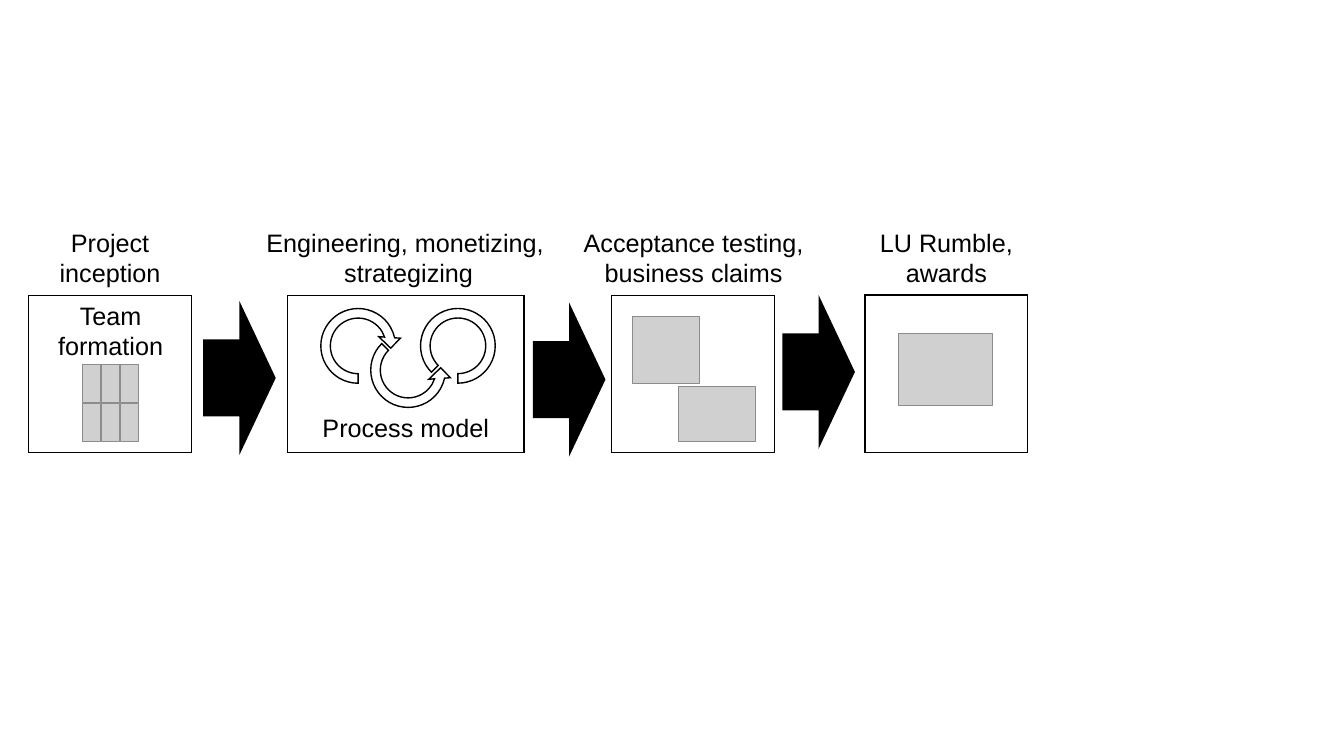
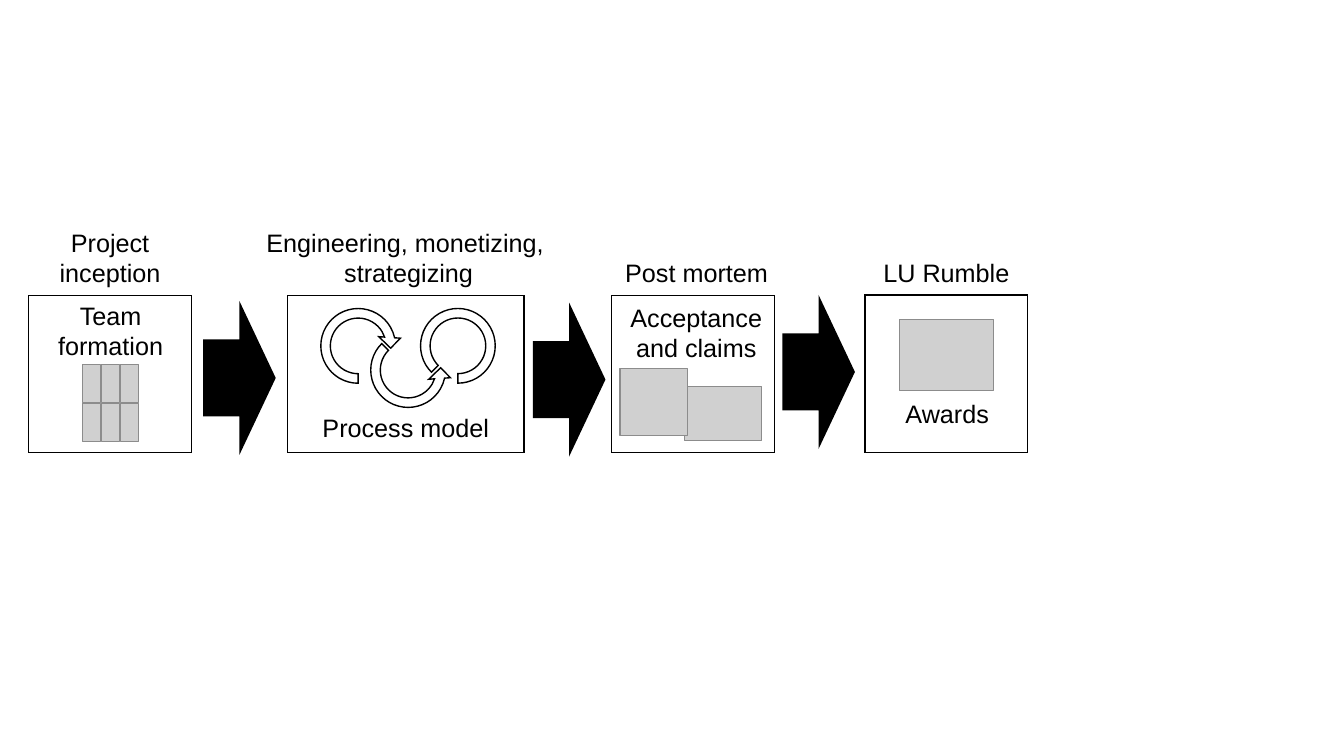
Before and after one commit to lunduniversity/introsofteng, a slide deck: slide 2 of project/rumble/etsa02_figures.pptx. Drawn at 1344x756 pixels with LibreOffice and Linux fonts; fonts in the diff are those of the drawing; grey boxes stand for pictures. Boxes give left, top, right and bottom in pixels: in the first picture for what was removed or moved away, otherwise in the second. Text is boxed around its words. In the diff, an @@ line names an element or a change of style, - is before the commit and + after.

```diff
--- a/project/rumble/etsa02_figures.pptx
+++ b/project/rumble/etsa02_figures.pptx
@@ text added at box(625, 264, 768, 283), 18 pt, text #000000 @@
+Post mortem
@@ text at box(883, 263, 1010, 283): text changed @@
-LU Rumble,
-awards
+LU Rumble
@@ text at box(630, 309, 762, 358): text changed @@
-Acceptance testing,
-business claims
+Acceptance and claims
@@ picture: place and size @@
-picture at box(898, 334, 993, 405)
+picture at box(899, 320, 994, 391)
@@ picture: place and size @@
-picture at box(632, 317, 700, 384)
+picture at box(620, 368, 688, 436)
@@ picture: place and size @@
-picture at box(679, 387, 756, 442)
+picture at box(685, 386, 762, 441)
@@ text added at box(905, 404, 989, 424), 18 pt, text #000000 @@
+Awards
```
Also in this commit, not shown: 1 other file.
